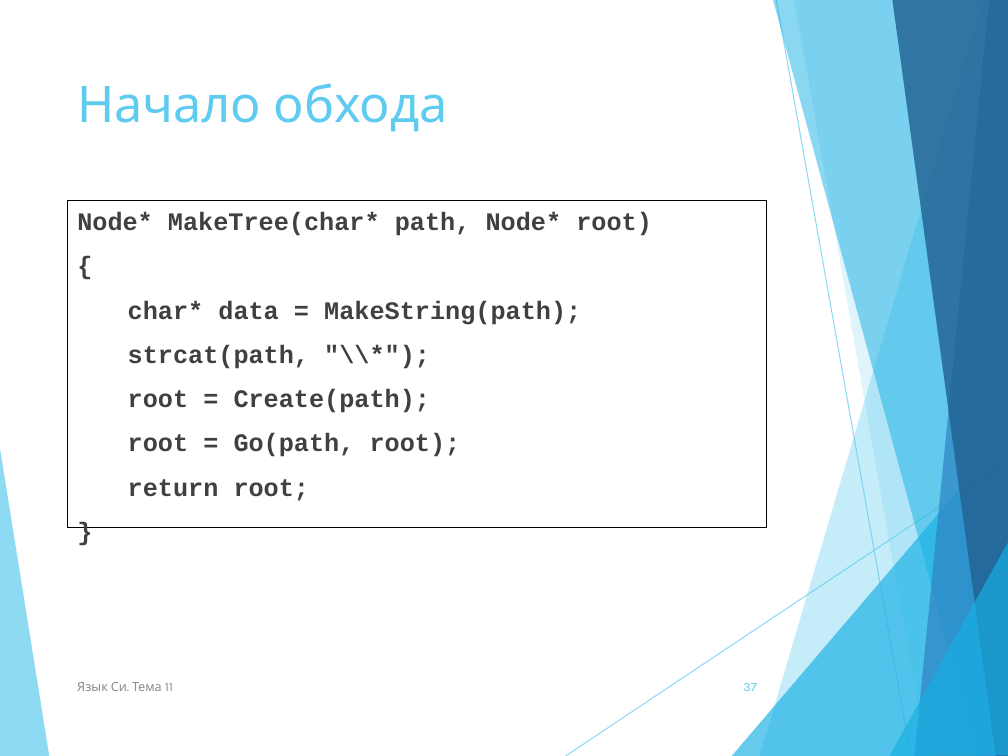
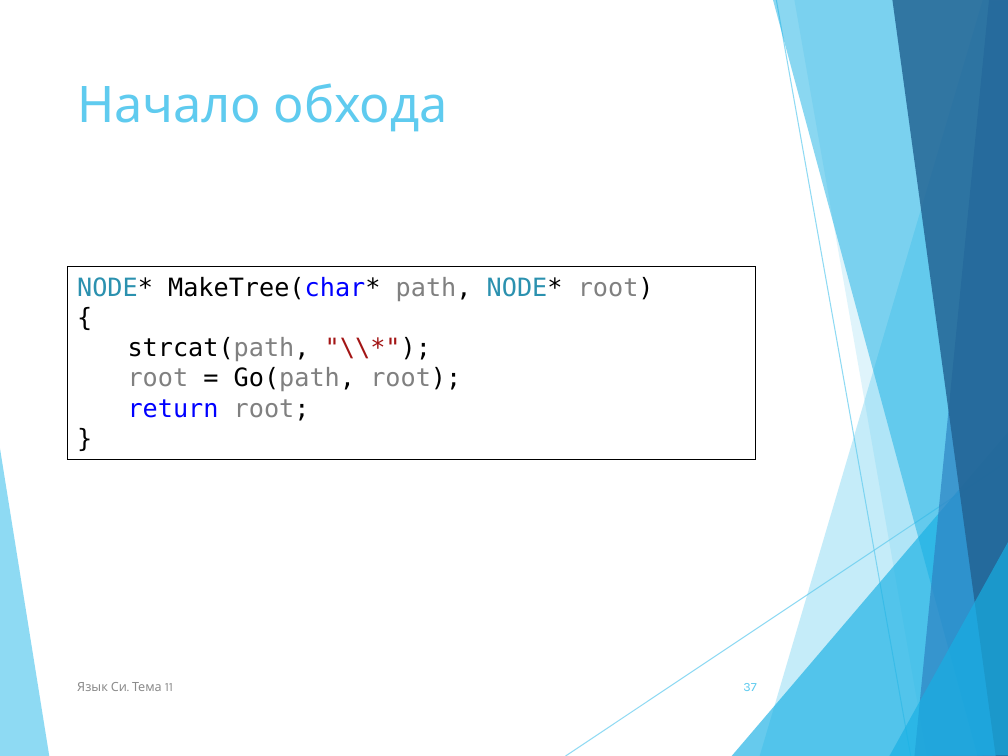
Before and after one commit to NIIT-2020/lection_c, a slide deck: slide 37 of 11 Динамические структуры данных.pptx. Drawn at 1008x756 pixels with LibreOffice and Linux fonts; fonts in the diff are those of the drawing. Boxes give left, top, right and bottom in pixels: in the first picture for what was removed or moved away, otherwise in the second. Text is boxed around its words. In the diff, an @@ line names an element or a change of style, - is before the commit and + after.

```diff
--- a/11 Динамические структуры данных.pptx
+++ b/11 Динамические структуры данных.pptx
@@ rectangle "NODE* MakeTree(char* path, NODE* root)": place and size @@
-rectangle "NODE* MakeTree(char* path, NODE* root)" at box(68, 201, 767, 527)
+rectangle "NODE* MakeTree(char* path, NODE* root)" at box(68, 266, 756, 460)
@@ rectangle "NODE* MakeTree(char* path, NODE* root)" at box(68, 266, 756, 460): text to rectangle @@
@@ text in rectangle at box(77, 277, 654, 301): text changed; font Courier New to DejaVu Sans Mono; text colour #404040 to #000000; bold off @@
-Node* MakeTree(char* path, Node* root)
+NODE* MakeTree(char* path, NODE* root)
@@ text in rectangle at box(128, 300, 581, 325): paragraph removed @@
-char* data = MakeString(path);
@@ text in rectangle at box(128, 337, 461, 421): font Courier New to DejaVu Sans Mono, bold off in "{", "strcat(path, "\\*");", "root = Go(path, root);", "return root;" and 1 more places; text colour #404040 to #000000 in "{", "strcat(path, "\\*");", "= Go(path, root);", "root;" and 1 more places; text colour #404040 to #808080 in "strcat(path,", "root Go(path, root);", "root;"; text colour #404040 to #A31515 in ""\\*");"; text colour #404040 to #0000FF in "return"; less space between paragraphs @@
@@ text in rectangle at box(128, 389, 431, 413): paragraph removed @@
-root = Create(path);
```
Also in this commit, not shown: 8 other slides changed, 1 slide added, 1 slide removed.
